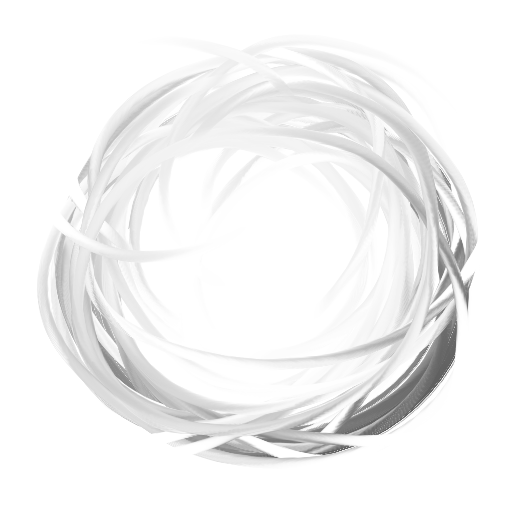
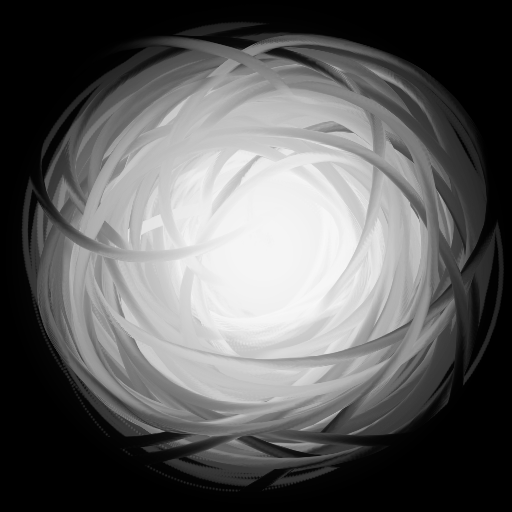
The second 512 × 512 image is a revision of the first. Changes to its layers:
painted on "Paint Layer 1" over 0, 0, 512, 512
showed "Background", painted on it over 0, 0, 512, 512
